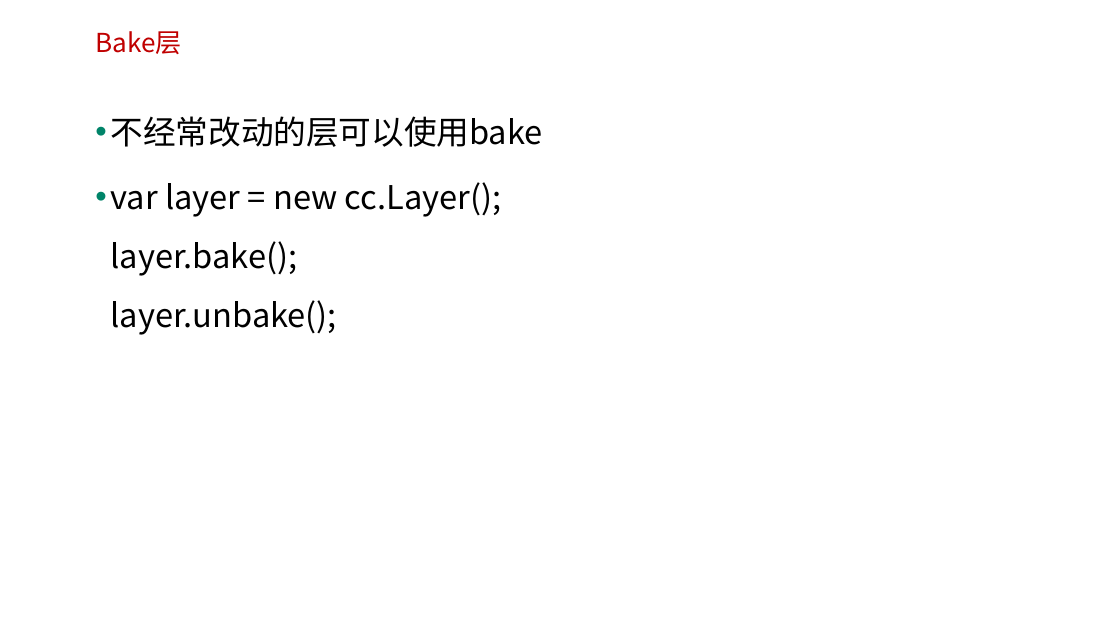
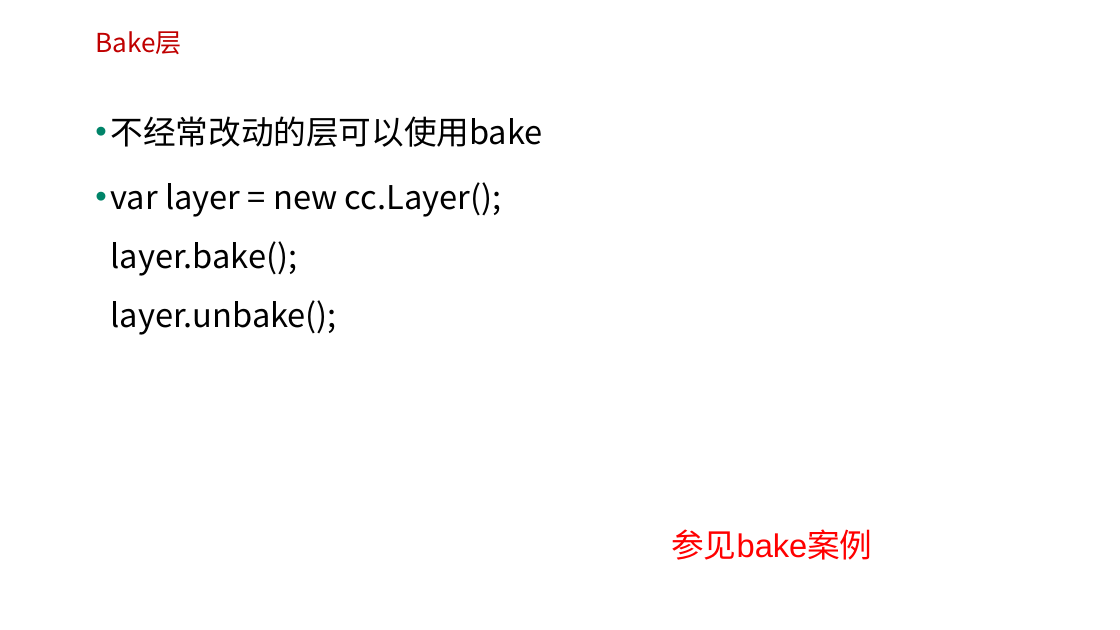
Before and after one commit to edu2act/course-H5-Animation-and-Game-Development, a slide deck: slide 4 of 课程PPT/（15）性能优化与发布.ppt. Drawn at 1120x630 pixels with LibreOffice and Linux fonts; fonts in the diff are those of the drawing; background and template pictures are left out. Boxes give left, top, right and bottom in pixels: in the first picture for what was removed or moved away, otherwise in the second. Text is boxed around its words. In the diff, an @@ line names an element or a change of style, - is before the commit and + after.

```diff
--- a/课程PPT/（15）性能优化与发布.ppt
+++ b/课程PPT/（15）性能优化与发布.ppt
@@ text added at [671, 529, 872, 560], 28 pt, text #FF0000 @@
+参见bake案例
```
Also in this commit, not shown: 3 other slides changed, 1 other file.
